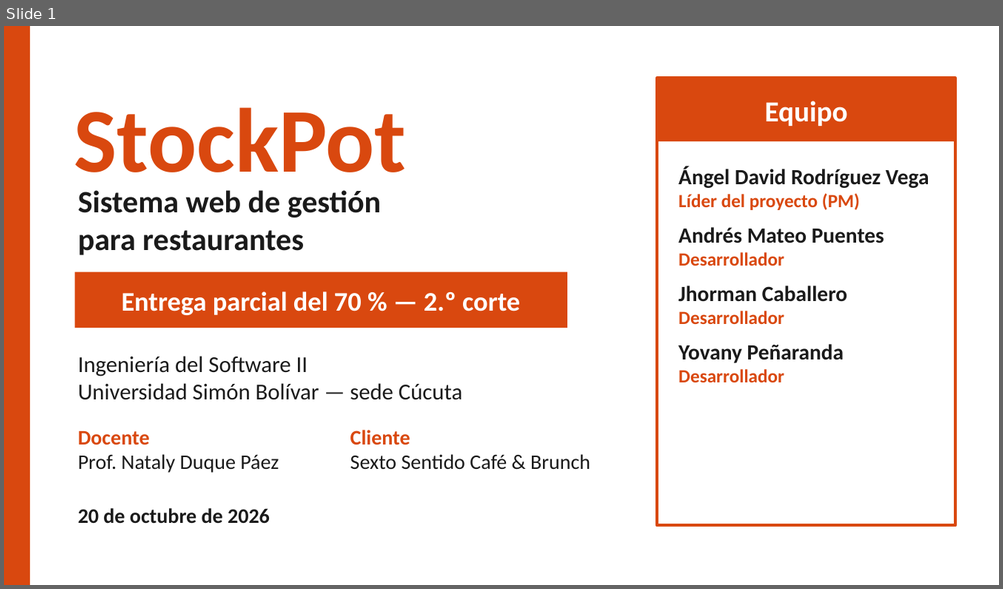
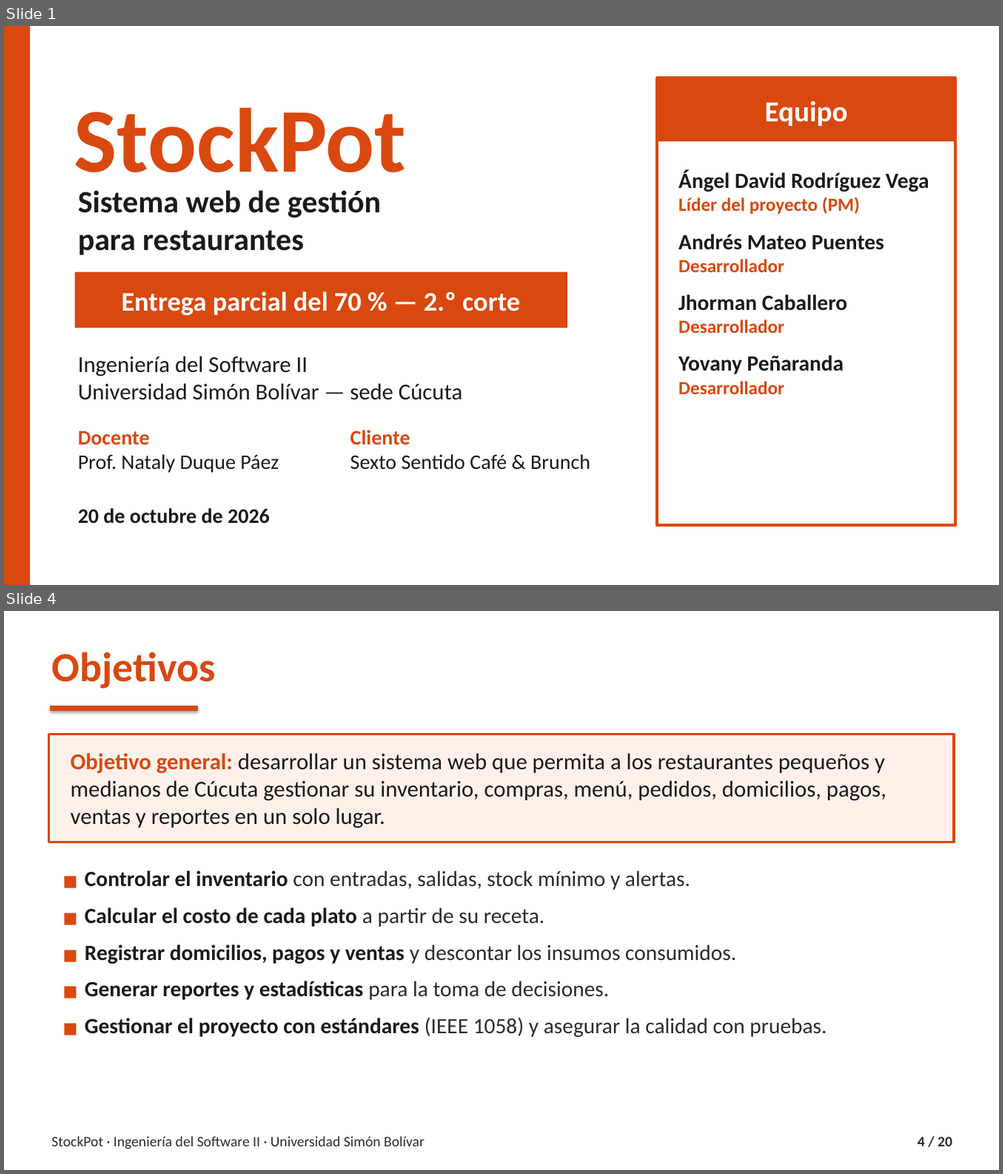
Before and after one commit to Angelssjyf/stockpot, a slide deck: docs/entrega-2do-corte/05_Demostracion/StockPot_Sustentacion_70.pptx. Shown one above the other, each under a label of ours: slide 1 before the commit, slides 1 and 4 after it; the slides between them are not shown. The pictures are 1003x589 and 1003x1174 pixels, drawn with LibreOffice and Linux fonts; fonts in the diff are those of the drawing. Boxes give left, top, right and bottom in pixels: in the first picture for what was removed or moved away, otherwise in the second. Text is boxed around its words. In the diff, an @@ line names an element or a change of style, - is before the commit and + after.

```diff
--- a/docs/entrega-2do-corte/05_Demostracion/StockPot_Sustentacion_70.pptx
+++ b/docs/entrega-2do-corte/05_Demostracion/StockPot_Sustentacion_70.pptx
@@ slide 4 added at <box>4,611,999,1170</box>, background #FFFFFF @@
@@ text added at <box>51,652,215,689</box>, 40 pt, text #D9480F, bold @@
+Objetivos
@@ line added from (51, 708) to (198, 708), #D9480F 5 pt @@
@@ rectangle added at <box>48,734,954,843</box>, fill #FFF1EA, outline #D9480F 2.5 pt @@
@@ text added at <box>71,753,886,829</box>, 22 pt, text #1A1A1A @@
+Objetivo general: desarrollar un sistema web que permita a los restaurantes pequeños y medianos de Cúcuta gestionar su inventario, compras, menú, pedidos, domicilios, pagos, ventas y reportes en un solo lugar.
@@ text added at <box>85,871,826,1037</box>, 21 pt, text #2B2B2B @@
+■ Controlar el inventario con entradas, salidas, stock mínimo y alertas.
+■ Calcular el costo de cada plato a partir de su receta.
+■ Registrar domicilios, pagos y ventas y descontar los insumos consumidos.
+■ Generar reportes y estadísticas para la toma de decisiones.
+■ Gestionar el proyecto con estándares (IEEE 1058) y asegurar la calidad con pruebas.
@@ text added at <box>51,1136,424,1150</box>, 14 pt, text #2B2B2B @@
+StockPot · Ingeniería del Software II · Universidad Simón Bolívar
@@ text added at <box>917,1137,952,1147</box>, 14 pt, text #2B2B2B, bold @@
+4 / 20
@@ slide 1 changed as well @@
@@ text "Ángel David Rodríguez Vega" rewrapped from <box>678,167,929,383</box> to <box>678,170,929,395</box> @@
```
Also in this commit, not shown: 7 other slides changed, 11 other slides added, 1 slide removed, 3 other files.
